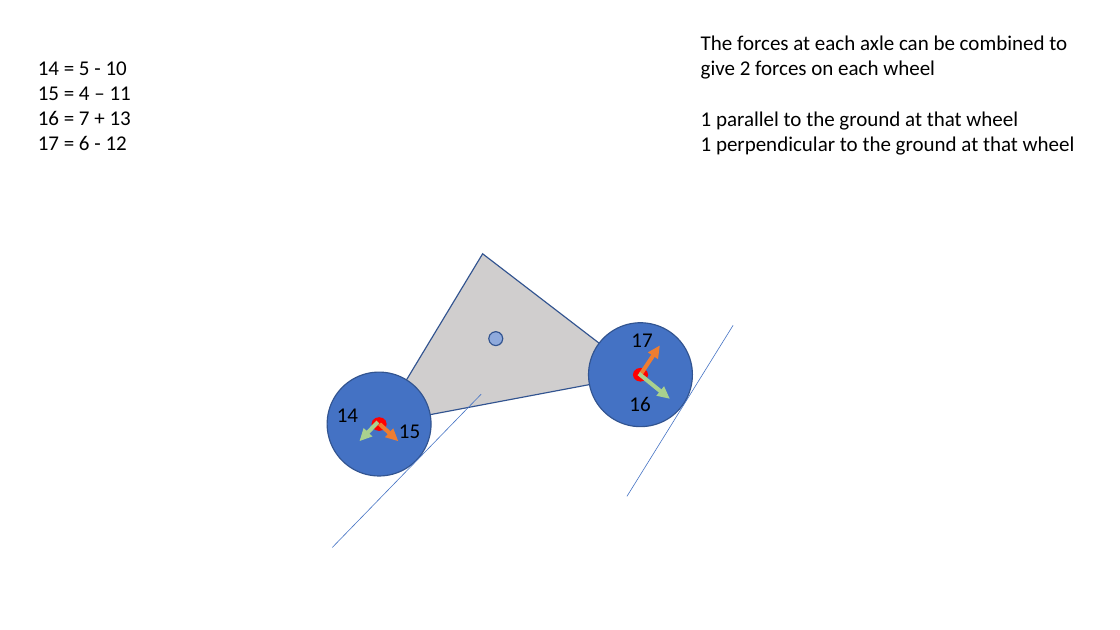
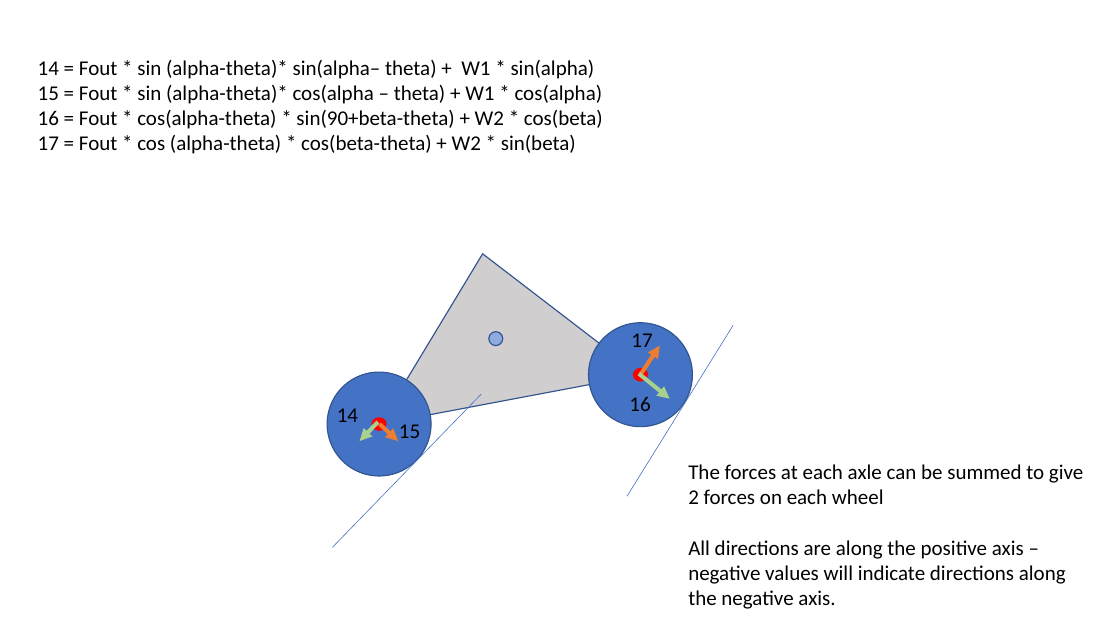
Before and after one commit to rhambleton/drive2d, a slide deck: slide 15 of vehicle forces.pptx. Drawn at 1120x630 pixels with LibreOffice and Linux fonts; fonts in the diff are those of the drawing. Boxes give left, top, right and bottom in pixels: in the first picture for what was removed or moved away, otherwise in the second. Text is boxed around its words. In the diff, an @@ line names an element or a change of style, - is before the commit and + after.

Commit message:
force model design almost complete

```diff
--- a/vehicle forces.pptx
+++ b/vehicle forces.pptx
@@ text at (38, 60, 603, 154): text changed @@
-14 = 5 - 10
-15 = 4 – 11
-16 = 7 + 13
-17 = 6 - 12
+14 = Fout * sin (alpha-theta)* sin(alpha– theta) + W1 * sin(alpha)
+15 = Fout * sin (alpha-theta)* cos(alpha – theta) + W1 * cos(alpha)
+16 = Fout * cos(alpha-theta) * sin(90+beta-theta) + W2 * cos(beta)
+17 = Fout * cos (alpha-theta) * cos(beta-theta) + W2 * sin(beta)
@@ text at (688, 464, 1083, 609): text changed @@
-The forces at each axle can be combined to give 2 forces on each wheel
-1 parallel to the ground at that wheel
-1 perpendicular to the ground at that wheel
+The forces at each axle can be summed to give 2 forces on each wheel
+All directions are along the positive axis – negative values will indicate directions along the negative axis.
```
Also in this commit, not shown: 10 other slides changed, 1 slide added, 1 slide removed.
